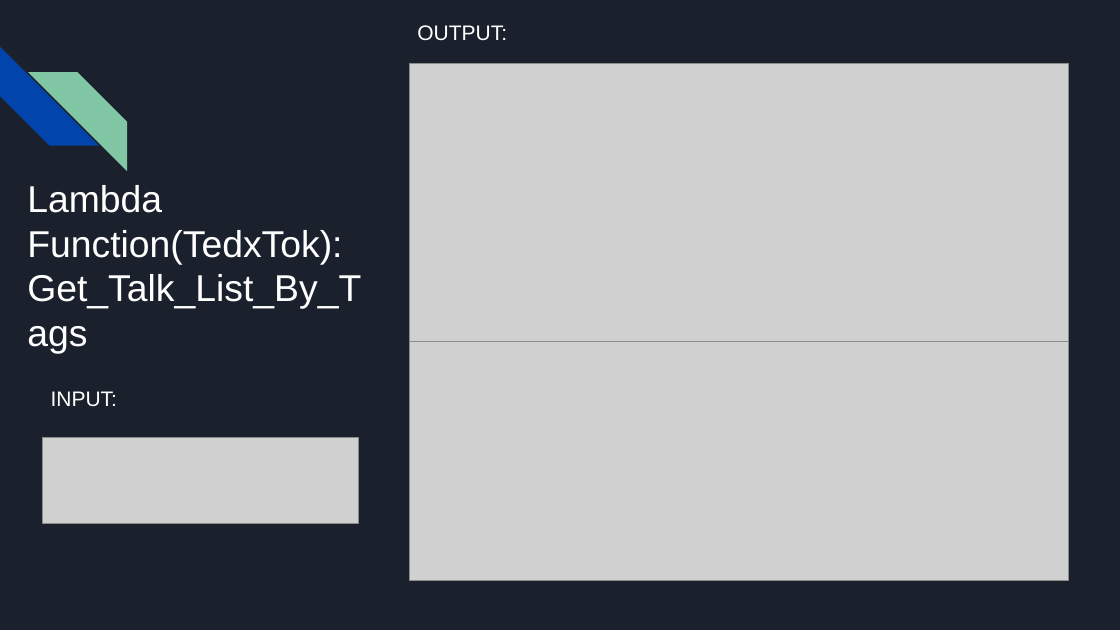
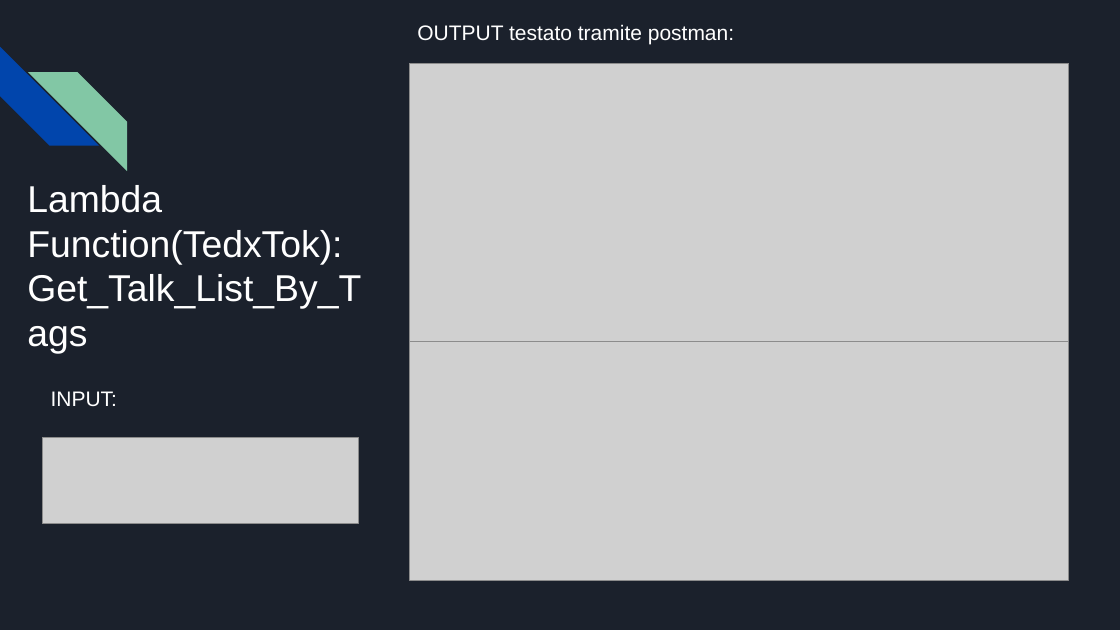
Before and after one commit to Gabriele-Mazzoleni/Progetti_Tec_Cloud_Mobile_2024, a slide deck: slide 8 of Parte 3/Presentazione TedxTok(parte 3).pptx. Drawn at 1120x630 pixels with LibreOffice and Linux fonts; fonts in the diff are those of the drawing; grey boxes stand for pictures. Boxes give left, top, right and bottom in pixels: in the first picture for what was removed or moved away, otherwise in the second. Text is boxed around its words. In the diff, an @@ line names an element or a change of style, - is before the commit and + after.

```diff
--- a/Parte 3/Presentazione TedxTok(parte 3).pptx
+++ b/Parte 3/Presentazione TedxTok(parte 3).pptx
@@ text at (417,24,734,45): text changed @@
-OUTPUT:
+OUTPUT testato tramite postman:
```
